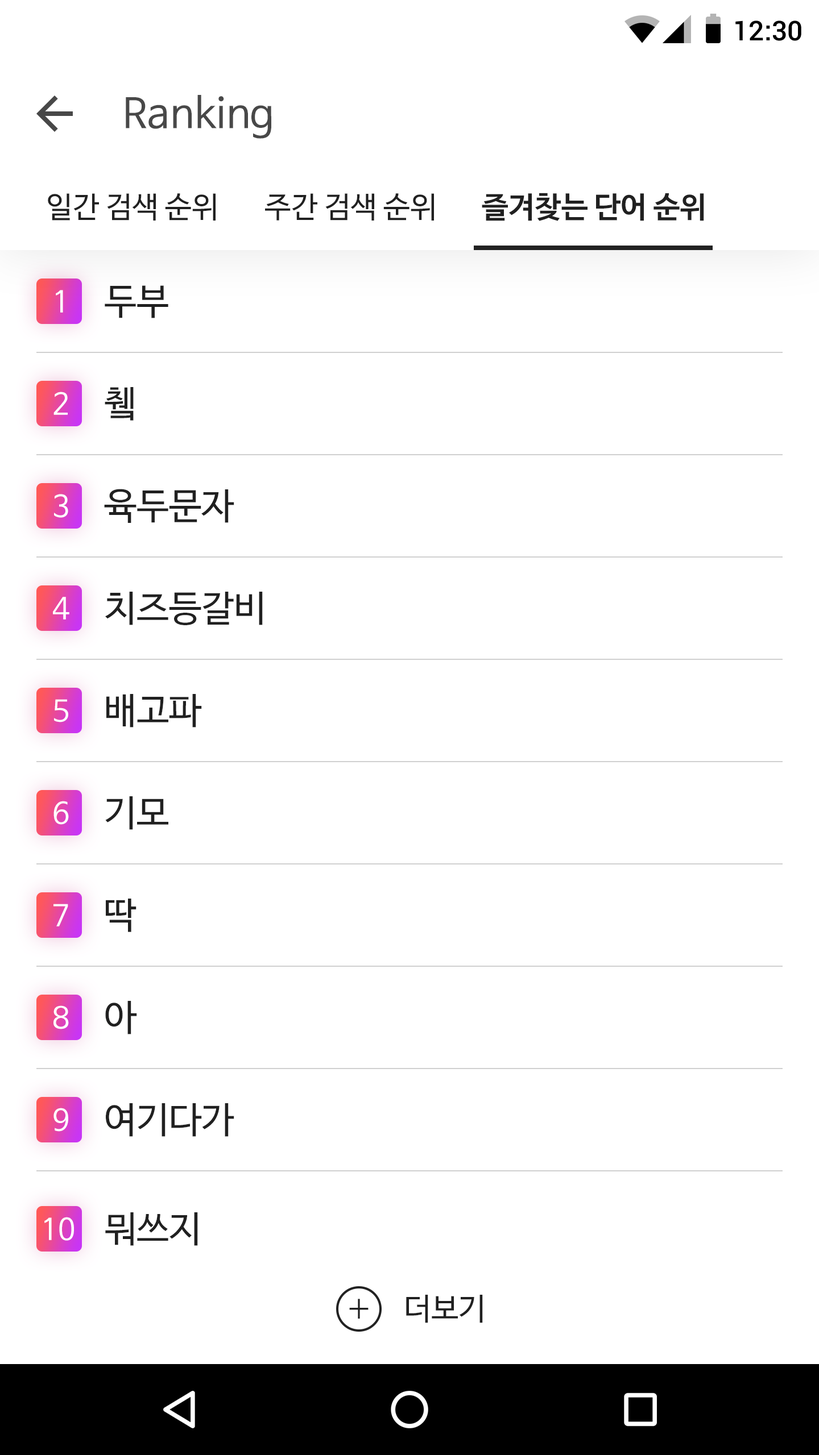
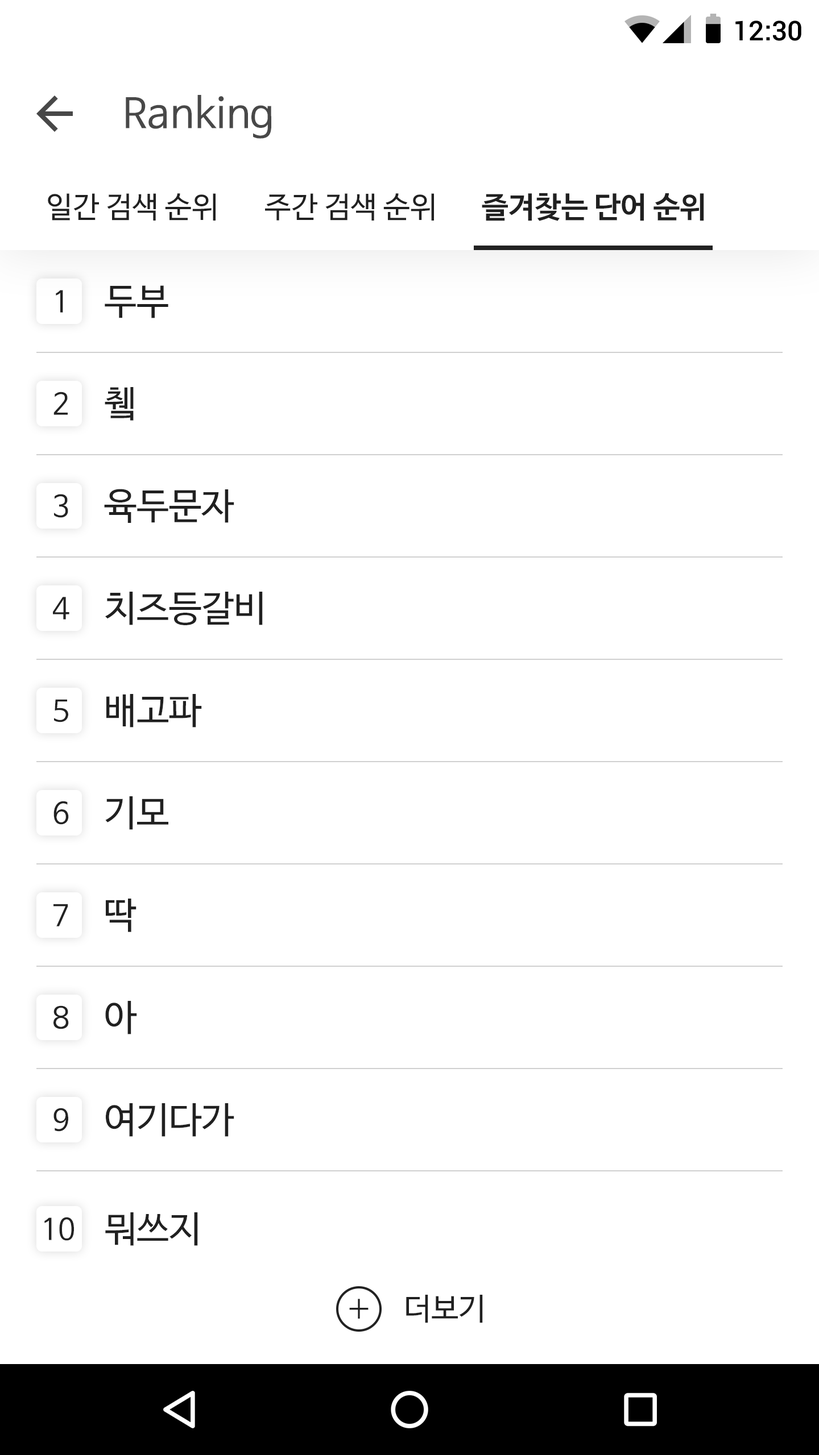
Comparing the layer stacks of the two 819 × 1455 images. Changes:
painted on "10" over left=44, top=1217, right=74, bottom=1242
painted on "모서리가 둥근 직사각형 1" (1st of 10, in "Contents" › "그룹 4 복사 18") over left=36, top=1206, right=82, bottom=1252
painted on "9" over left=53, top=1107, right=69, bottom=1132
painted on "모서리가 둥근 직사각형 1" (2nd of 10, in "Contents" › "그룹 4 복사 17") over left=36, top=1097, right=82, bottom=1143
painted on "8" over left=53, top=1005, right=69, bottom=1030
painted on "모서리가 둥근 직사각형 1" (3rd of 10, in "Contents" › "그룹 4 복사 16") over left=36, top=994, right=82, bottom=1041
painted on "7" over left=53, top=903, right=69, bottom=927
painted on "모서리가 둥근 직사각형 1" (4th of 10, in "Contents" › "그룹 4 복사 15") over left=36, top=892, right=82, bottom=939
painted on "6" over left=53, top=801, right=69, bottom=825
painted on "모서리가 둥근 직사각형 1" (5th of 10, in "Contents" › "그룹 4 복사 14") over left=36, top=790, right=82, bottom=836
painted on "5" over left=54, top=699, right=69, bottom=723
painted on "모서리가 둥근 직사각형 1" (6th of 10, in "Contents" › "그룹 4 복사 13") over left=36, top=687, right=82, bottom=734
painted on "4" over left=52, top=596, right=70, bottom=620
painted on "모서리가 둥근 직사각형 1" (7th of 10, in "Contents" › "그룹 4 복사 12") over left=36, top=585, right=82, bottom=632
painted on "3" over left=54, top=494, right=69, bottom=518
painted on "모서리가 둥근 직사각형 1" (8th of 10, in "Contents" › "그룹 4 복사 11") over left=36, top=483, right=82, bottom=529
painted on "2" over left=53, top=391, right=68, bottom=415
painted on "모서리가 둥근 직사각형 1" (9th of 10, in "Contents" › "그룹 4 복사 10") over left=36, top=380, right=82, bottom=427
painted on "1" over left=55, top=289, right=64, bottom=313
painted on "모서리가 둥근 직사각형 1" (10th of 10, in "Contents" › "그룹 4") over left=36, top=278, right=82, bottom=325
